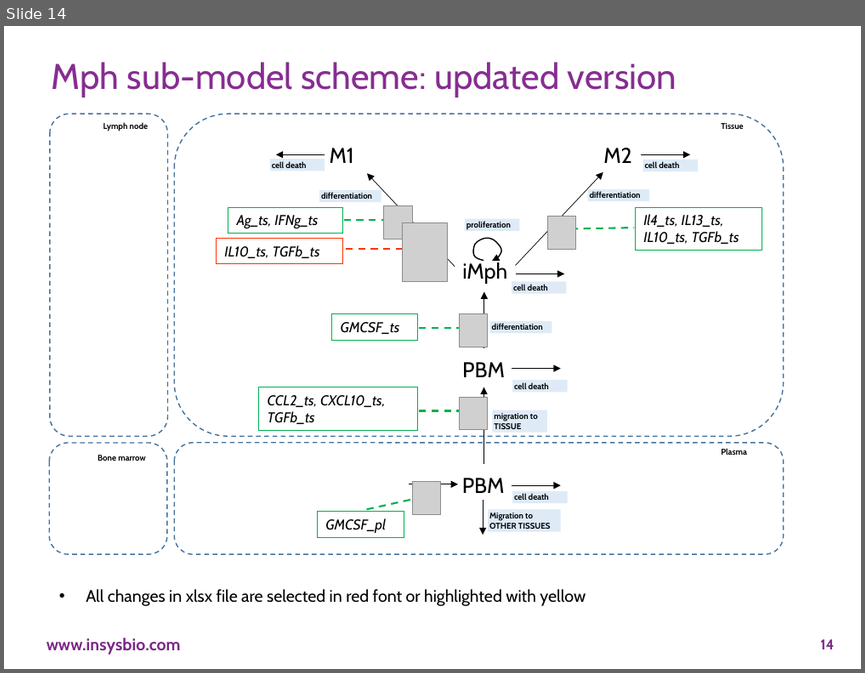
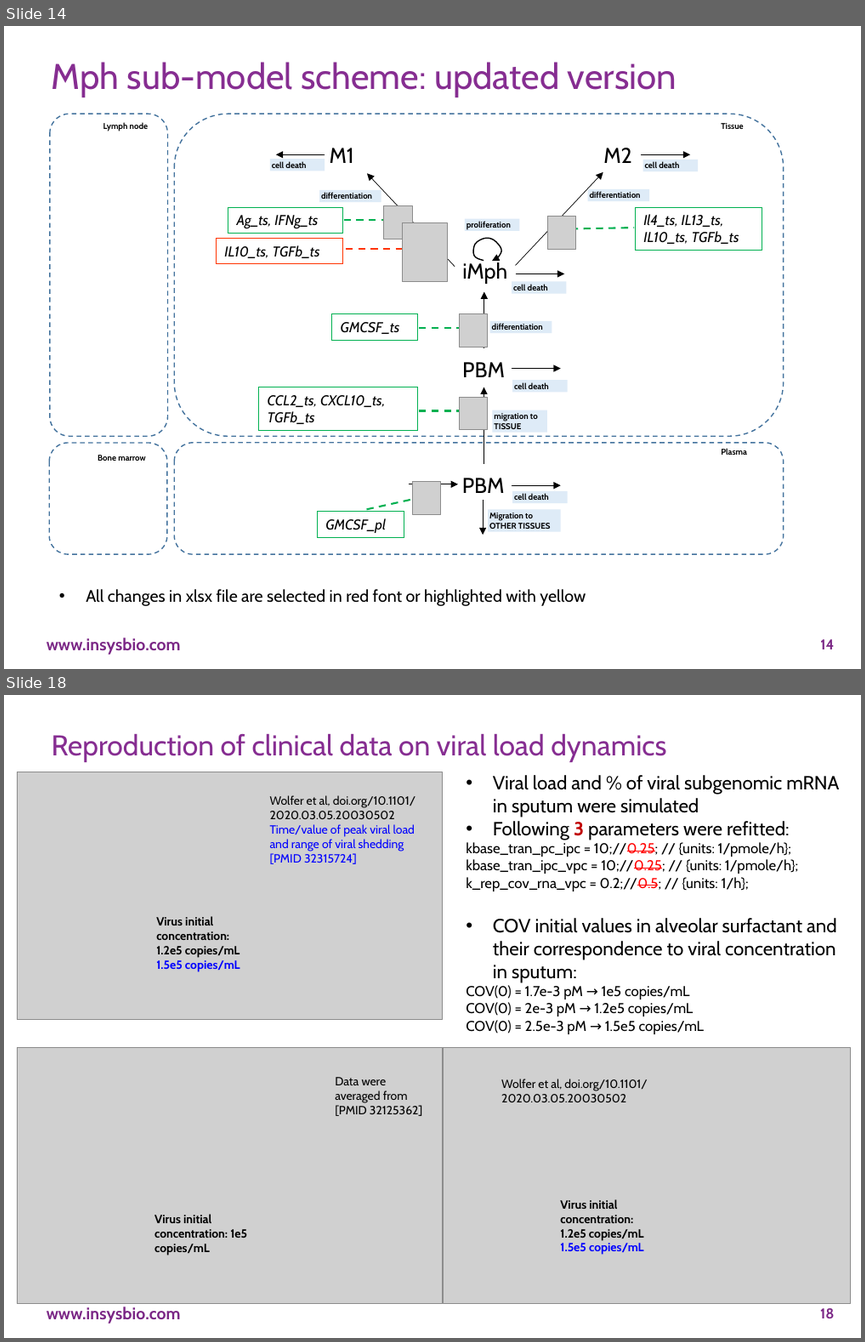
Before and after one commit to insysbio/covid19-qsp-model, a slide deck: docs/Calibration_validation_key_simulations.pptx. Shown one above the other, each under a label of ours: slide 14 before the commit, slides 14 and 18 after it; the slides between them are not shown. The pictures are 865x673 and 865x1342 pixels, drawn with LibreOffice and Linux fonts; fonts in the diff are those of the drawing; grey boxes stand for pictures; background and template pictures are left out. Boxes give left, top, right and bottom in pixels: in the first picture for what was removed or moved away, otherwise in the second. Text is boxed around its words. In the diff, an @@ line names an element or a change of style, - is before the commit and + after.

```diff
--- a/docs/Calibration_validation_key_simulations.pptx
+++ b/docs/Calibration_validation_key_simulations.pptx
@@ slide 18 added at (4,695,861,1338), background picture (left out); not listed: 1 template element that a slide beside it also shows @@
@@ title added at (52,733,666,762), 24 pt, text #862D91 @@
+Reproduction of clinical data on viral load dynamics
@@ picture added at (17,772,442,1020) @@
@@ text added at (270,795,415,864), 10 pt, text #0000FF @@
+Wolfer et al, doi.org/10.1101/
+2020.03.05.20030502
+Time/value of peak viral load and range of viral shedding [PMID 32315724]
@@ text added at (466,842,837,1034), 12 pt, text #000000 @@
+• Viral load and % of viral subgenomic mRNA in sputum were simulated
+• Following 3 parameters were refitted:
+kbase_tran_pc_ipc = 10;//0.25; // {units: 1/pmole/h};
+kbase_tran_ipc_vpc = 10;//0.25; // {units: 1/pmole/h};
+k_rep_cov_rna_vpc = 0.2;//0.5; // {units: 1/h};
+• COV initial values in alveolar surfactant and their correspondence to viral concentration in sputum:
+COV(0) = 1.7e-3 pM → 1e5 copies/mL
+COV(0) = 2e-3 pM → 1.2e5 copies/mL
+COV(0) = 2.5e-3 pM → 1.5e5 copies/mL
@@ text added at (156,916,240,972), 10 pt, text #000000, bold @@
+Virus initial concentration: 1.2e5 copies/mL
+1.5e5 copies/mL
@@ picture added at (17,1047,442,1304) @@
@@ picture added at (443,1047,851,1304) @@
@@ text added at (335,1077,422,1116), 10 pt, text #000000 @@
+Data were averaged from [PMID 32125362]
@@ text added at (501,1078,647,1102), 10 pt, text #000000 @@
+Wolfer et al, doi.org/10.1101/
+2020.03.05.20030502
@@ text added at (560,1199,644,1254), 10 pt, text #000000, bold @@
+Virus initial concentration: 1.2e5 copies/mL
+1.5e5 copies/mL
@@ text added at (154,1213,247,1255), 10 pt, text #000000, bold @@
+Virus initial concentration: 1e5 copies/mL
@@ page number added at (820,1308,834,1318), 12 pt, text #7A2685, bold @@
+18
```
Also in this commit, not shown: 6 other slides added, 3 other files.
